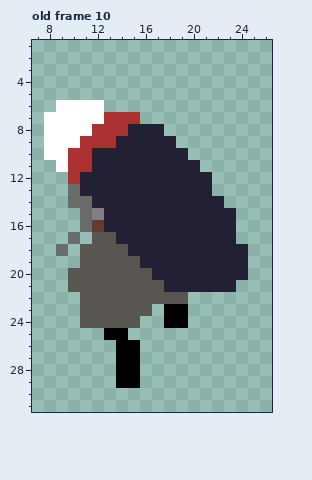
Two states of a pixel-art file, aseprite/finalized/attack/Nattack2.aseprite. Above: the version before the commit.
32x32 pixels, 10 frames. Shown: old frame 10: x 7..26, y 1..31. The commit also changed other frames, which this record leaves out.
The same view after the edit:
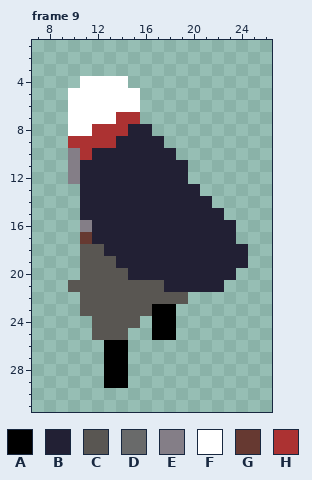
Palette (. is transparent): A #000000  B #222034  C #595652  D #696a6a  E #847e87  F #ffffff  G #663931  H #ac3232
A new or re-ordered frame is compared with the old frame closest to it.
The exact change:
frames 10 -> 12
Changed rows in their new state; - is an unchanged pixel.
Frame 9 is new; against old frame 10:
first column x 8:
 4 ---FFFF----------
 5 --FFFFFF---------
 6 -.---FFF---------
 7 ..---F-----------
 8 ..-------.-------
 9 ..H-------.------
10 ..E--------.-----
11 -.EB--------.----
12 --E---------..---
13 --.----------.---
14 --.B----------.--
15 ---BB----------.-
16 ---EB------------
17 --.GBB-----------
18 -.---BB----------
19 ------BB---------
20 --.----BB-------.
21 ---------------.-
23 ---------A-.-----
24 ---.-----A-.-----
25 ----CCC--AA------
26 -----A-.---------
27 -----A-.---------
28 -----A-.---------
29 -----A-.---------
